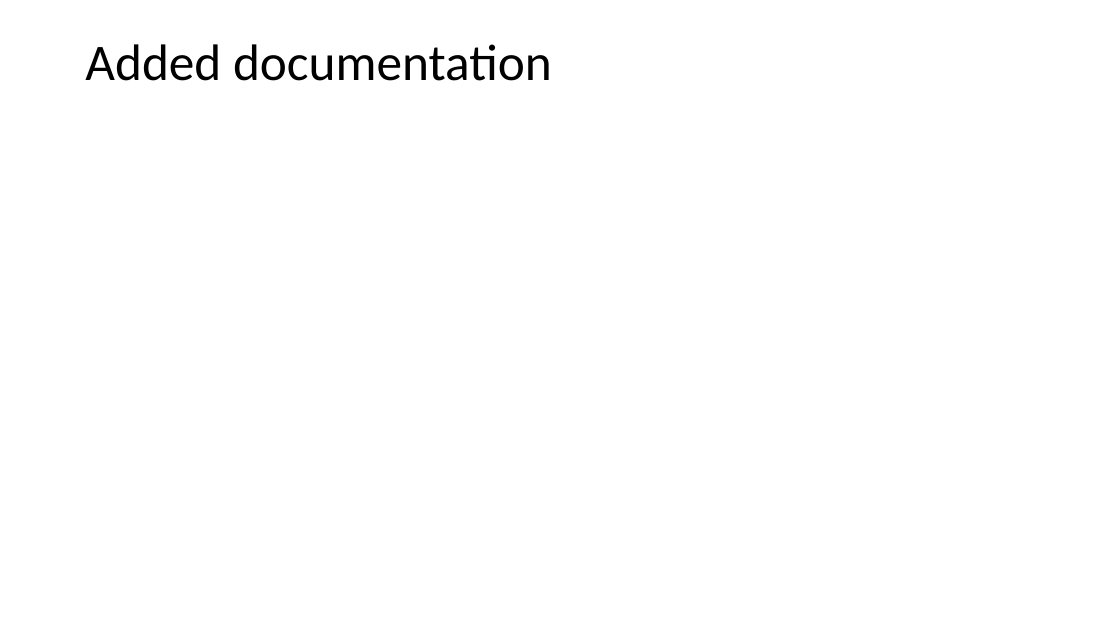
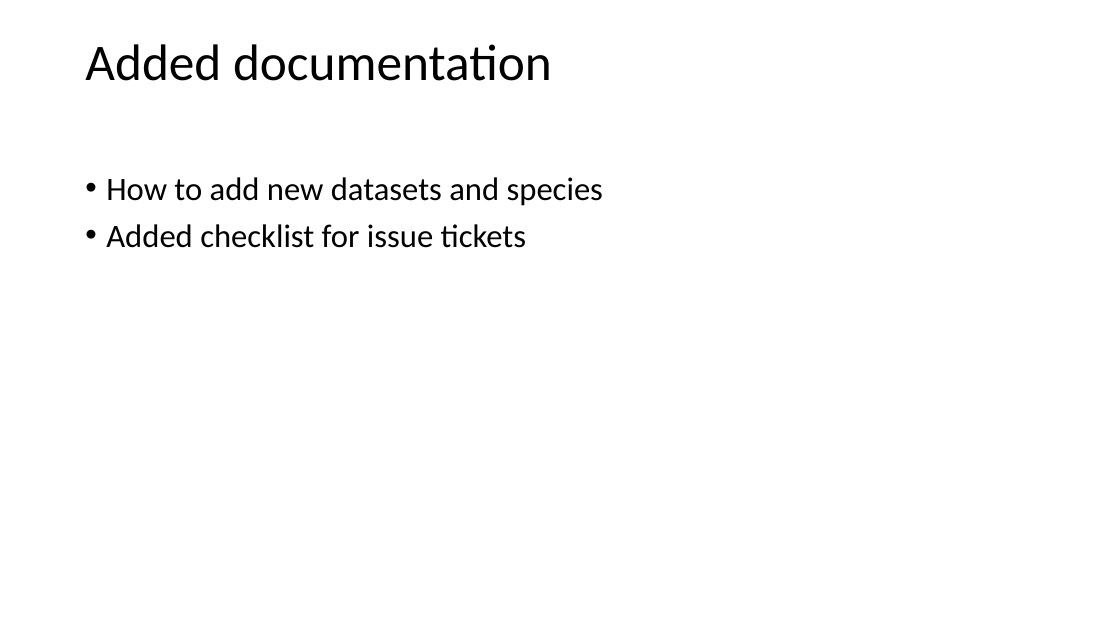
Before and after one commit to 3mma-mack/riboviz-presentation, a slide deck: slide 5 of Rundown-of-our-3-months.pptx (slide 4 before the commit). Drawn at 1120x630 pixels with LibreOffice and Linux fonts; fonts in the diff are those of the drawing. Boxes give left, top, right and bottom in pixels: in the first picture for what was removed or moved away, otherwise in the second. Text is boxed around its words. In the diff, an @@ line names an element or a change of style, - is before the commit and + after.

```diff
--- a/Rundown-of-our-3-months.pptx
+++ b/Rundown-of-our-3-months.pptx
@@ text added at <box>106,177,603,248</box>, 28 pt, text #000000 @@
+• How to add new datasets and species
+• Added checklist for issue tickets
```
Also in this commit, not shown: 5 other slides changed, 5 slides added.
